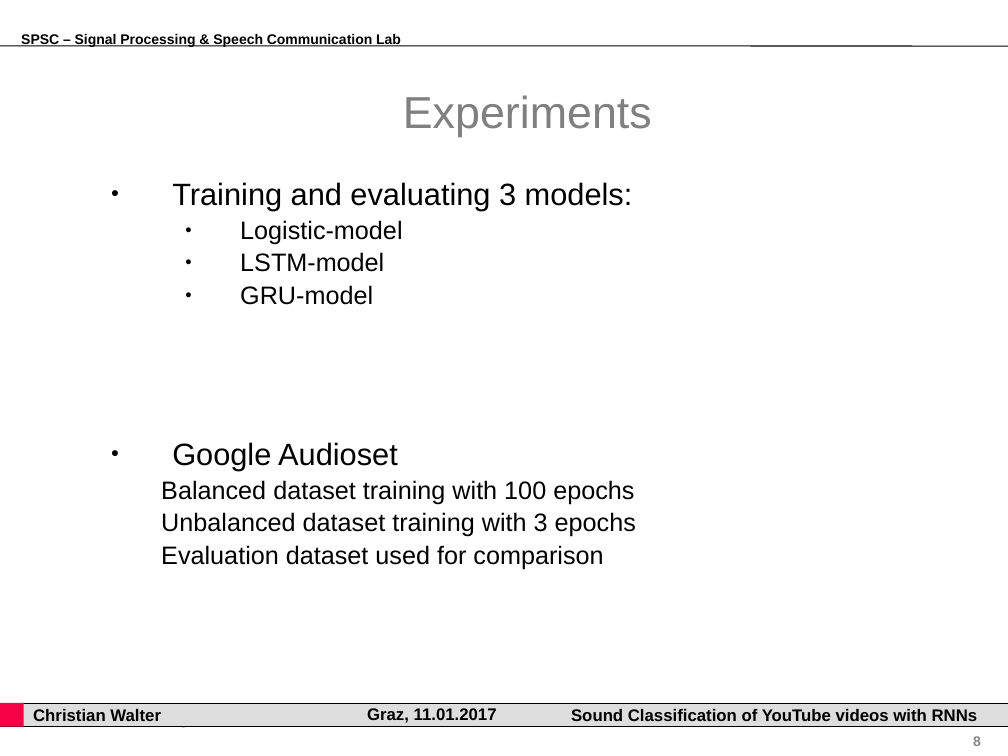
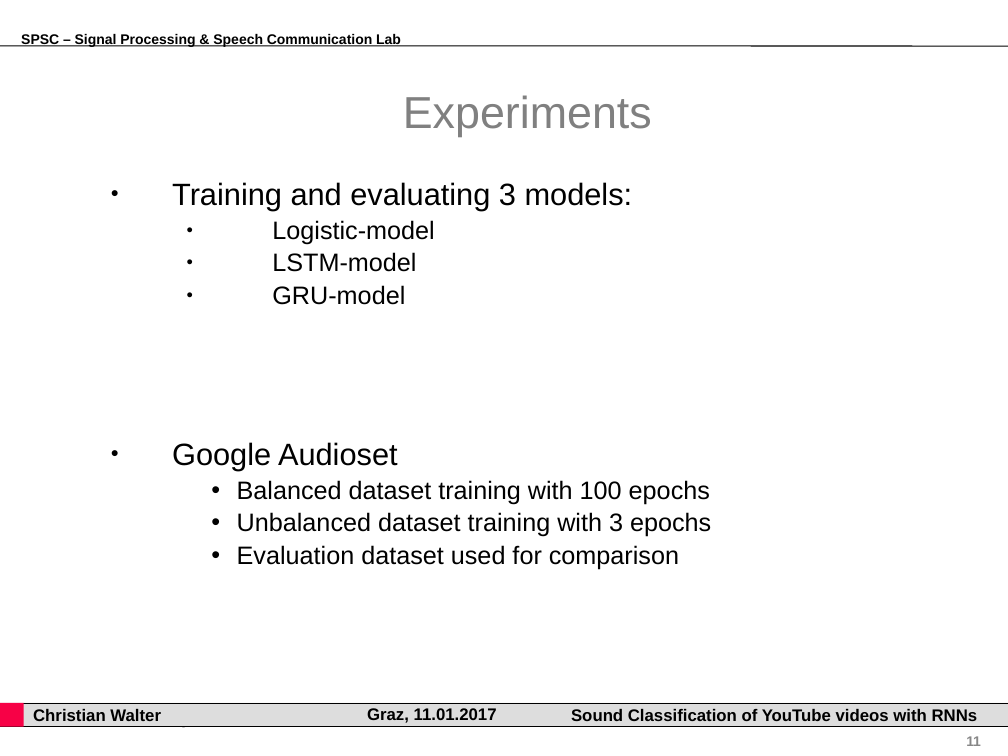
Before and after one commit to gartenschlaefer/present, a slide deck: slide 11 of bachelor_thesis/bachelor_thesis.ppt (slide 8 before the commit). Drawn at 1008x756 pixels with LibreOffice and Linux fonts; fonts in the diff are those of the drawing; background and template pictures are left out. Boxes give left, top, right and bottom in pixels: in the first picture for what was removed or moved away, otherwise in the second. Text is boxed around its words. In the diff, an @@ line names an element or a change of style, - is before the commit and + after.

```diff
--- a/bachelor_thesis/bachelor_thesis.ppt
+++ b/bachelor_thesis/bachelor_thesis.ppt
@@ text "Training and evaluating 3 models:" at (172,182,633,305): indent changed @@
@@ text "Google Audioset" at (172,442,711,570): bullet none to •; list level 2 to 3 in "Balanced dataset training with 100 ..."; list level 2 to 3 in "Unbalanced dataset training with 3 ..."; list level 2 to 3 in "Evaluation dataset used for comparison" @@
@@ page number at (966,736,981,746): text changed @@
-8
+11
```
Also in this commit, not shown: 5 other slides changed, 6 slides added, 2 slides removed, 7 other files.
